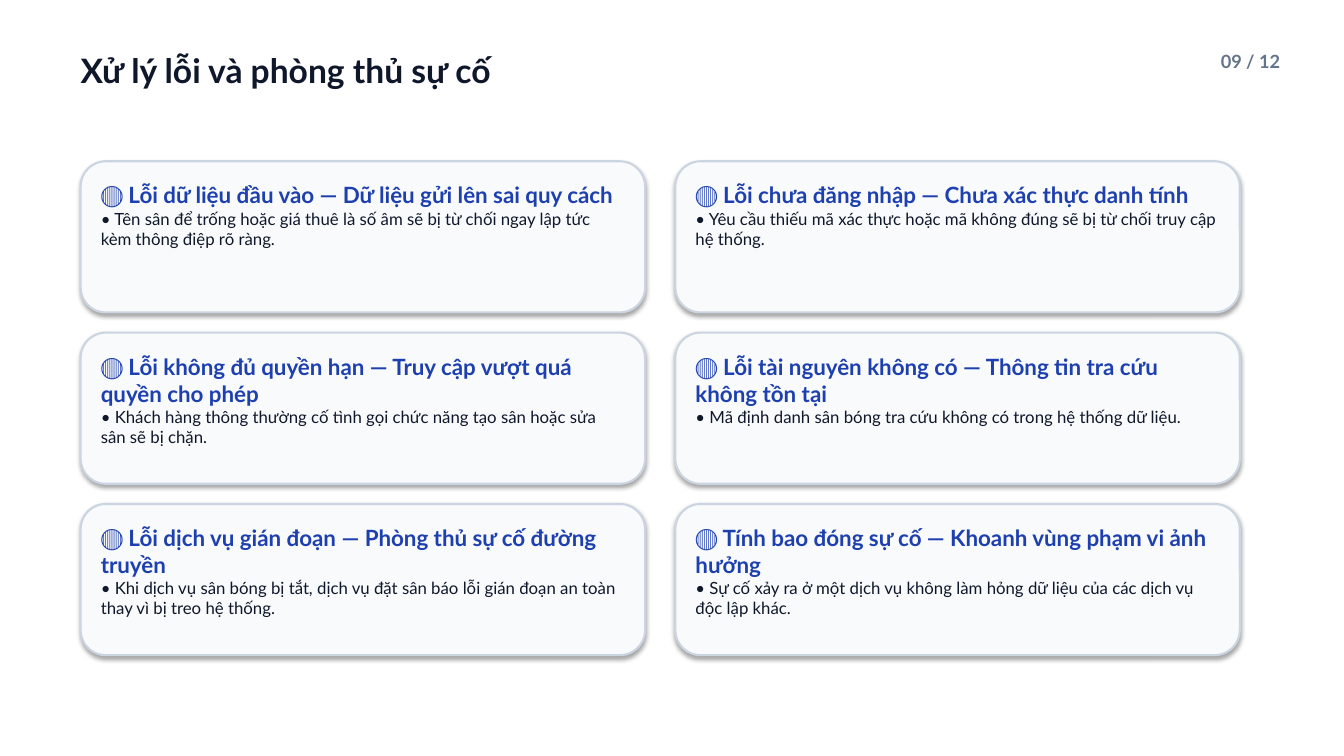
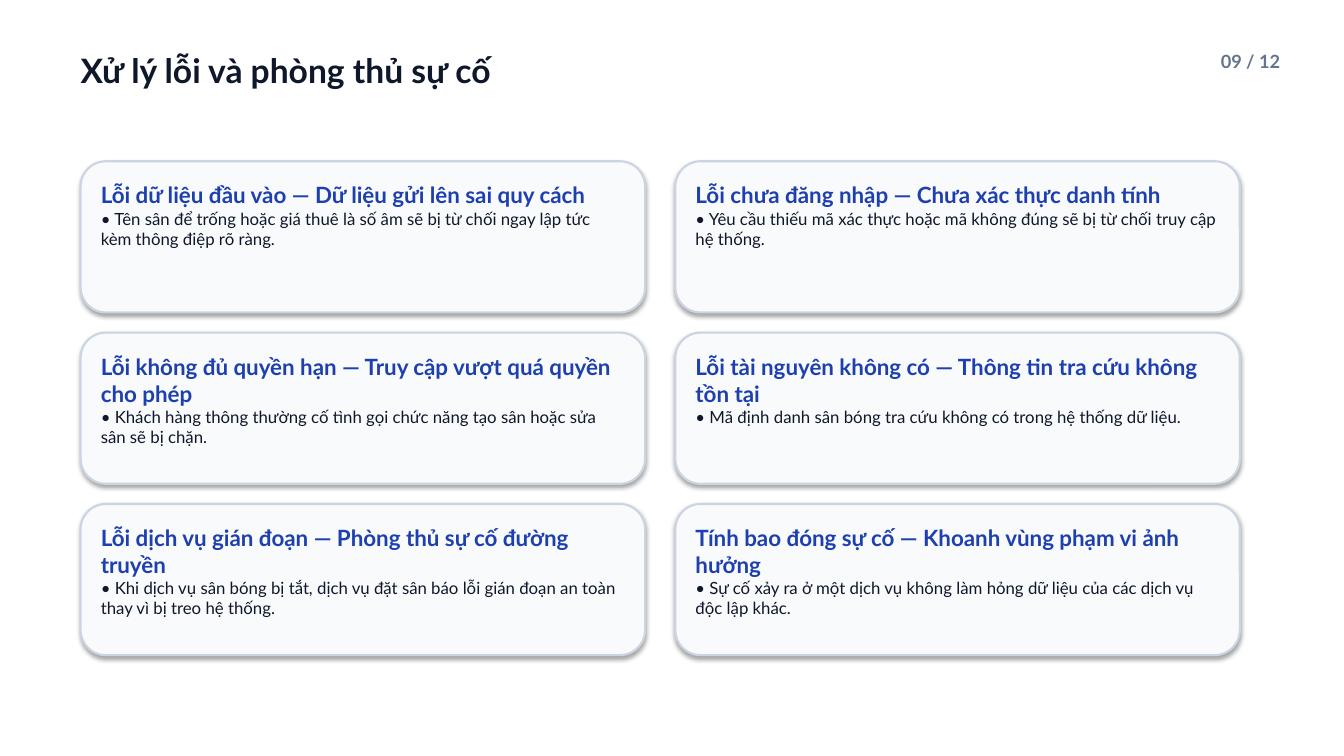
Before and after one commit to viduchung/PTPM, a slide deck: slide 9 of docs/PitchOS-mo-hinh-kien-truc.pptx. Drawn at 1344x756 pixels with LibreOffice and Linux fonts; fonts in the diff are those of the drawing. Boxes give left, top, right and bottom in pixels: in the first picture for what was removed or moved away, otherwise in the second. Text is boxed around its words. In the diff, an @@ line names an element or a change of style, - is before the commit and + after.

```diff
--- a/docs/PitchOS-mo-hinh-kien-truc.pptx
+++ b/docs/PitchOS-mo-hinh-kien-truc.pptx
@@ text at bbox=[101, 184, 585, 207]: text changed @@
-🔴 Lỗi dữ liệu đầu vào — Dữ liệu gửi lên sai quy cách
+Lỗi dữ liệu đầu vào — Dữ liệu gửi lên sai quy cách
@@ text at bbox=[695, 184, 1161, 207]: text changed @@
-🔴 Lỗi chưa đăng nhập — Chưa xác thực danh tính
+Lỗi chưa đăng nhập — Chưa xác thực danh tính
@@ text at bbox=[101, 355, 610, 406]: text changed @@
-🔴 Lỗi không đủ quyền hạn — Truy cập vượt quá quyền cho phép
+Lỗi không đủ quyền hạn — Truy cập vượt quá quyền cho phép
@@ text at bbox=[695, 355, 1197, 406]: text changed @@
-🔴 Lỗi tài nguyên không có — Thông tin tra cứu không tồn tại
+Lỗi tài nguyên không có — Thông tin tra cứu không tồn tại
@@ text at bbox=[101, 526, 569, 577]: text changed @@
-🔴 Lỗi dịch vụ gián đoạn — Phòng thủ sự cố đường truyền
+Lỗi dịch vụ gián đoạn — Phòng thủ sự cố đường truyền
@@ text at bbox=[695, 528, 1180, 577]: text changed @@
-🔴 Tính bao đóng sự cố — Khoanh vùng phạm vi ảnh hưởng
+Tính bao đóng sự cố — Khoanh vùng phạm vi ảnh hưởng
```
Also in this commit, not shown: 7 other slides changed, 8 other files.
